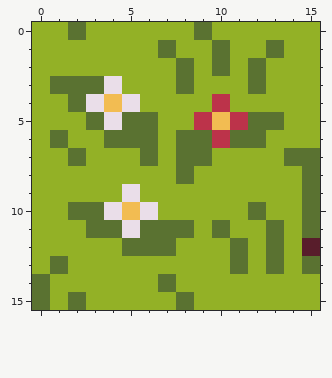
Pixel-art sprite: images/flor.png. Above: the version before the commit.
The file is 16x16 pixels.
Once edited:
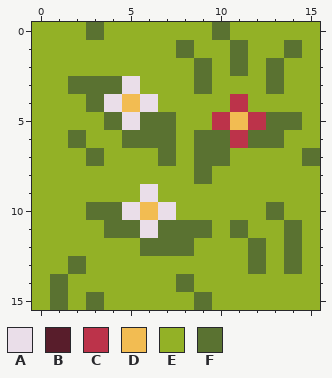
Palette (. is transparent): A #eadee9  B #581d2b  C #bc334a  D #f2bc52  E #93b126  F #5a7231
Changes in this commit:
{"y":0,"x":2,"old":"FE","new":"EF"}
{"y":0,"x":9,"old":"FE","new":"EF"}
{"y":1,"x":7,"old":"FE","new":"EF"}
{"y":1,"x":10,"old":"FE","new":"EF"}
{"y":1,"x":13,"old":"FE","new":"EF"}
{"y":2,"x":8,"old":"FEFEFE","new":"EFEFEF"}
{"y":3,"x":1,"old":"F","new":"E"}
{"y":3,"x":4,"old":"AE","new":"FA"}
{"y":3,"x":8,"old":"FE","new":"EF"}
{"y":3,"x":12,"old":"FE","new":"EF"}
{"y":4,"x":2,"old":"FADAE","new":"EFADA"}
{"y":4,"x":10,"old":"CE","new":"EC"}
{"y":5,"x":3,"old":"FAF","new":"EFA"}
{"y":5,"x":7,"old":"E","new":"F"}
{"y":5,"x":9,"old":"CDCF","new":"ECDC"}
{"y":5,"x":14,"old":"E","new":"F"}
{"y":6,"x":1,"old":"FE","new":"EF"}
{"y":6,"x":4,"old":"F","new":"E"}
{"y":6,"x":7,"old":"EF","new":"FE"}
{"y":6,"x":10,"old":"CF","new":"FC"}
{"y":6,"x":13,"old":"E","new":"F"}
{"y":7,"x":2,"old":"FE","new":"EF"}
{"y":7,"x":6,"old":"FEF","new":"EFE"}
{"y":7,"x":10,"old":"E","new":"F"}
{"y":7,"x":14,"old":"F","new":"E"}
{"y":8,"x":8,"old":"FE","new":"EF"}
{"y":8,"x":15,"old":"F","new":"E"}
{"y":9,"x":5,"old":"AE","new":"EA"}
{"y":9,"x":15,"old":"F","new":"E"}
{"y":10,"x":2,"old":"F","new":"E"}
{"y":10,"x":4,"old":"ADAE","new":"FADA"}
{"y":10,"x":12,"old":"FE","new":"EF"}
{"y":10,"x":15,"old":"F","new":"E"}
{"y":11,"x":3,"old":"F","new":"E"}
{"y":11,"x":5,"old":"AF","new":"FA"}
{"y":11,"x":9,"old":"EFE","new":"FEF"}
{"y":11,"x":13,"old":"FEF","new":"EFE"}
{"y":12,"x":5,"old":"F","new":"E"}
{"y":12,"x":8,"old":"E","new":"F"}
{"y":12,"x":11,"old":"FEFEB","new":"EFEFE"}
{"y":13,"x":1,"old":"FE","new":"EF"}
{"y":13,"x":11,"old":"FEFEF","new":"EFEFE"}
{"y":14,"x":0,"old":"FE","new":"EF"}
{"y":14,"x":7,"old":"FE","new":"EF"}
{"y":15,"x":0,"old":"FEFE","new":"EFEF"}
{"y":15,"x":8,"old":"FE","new":"EF"}
